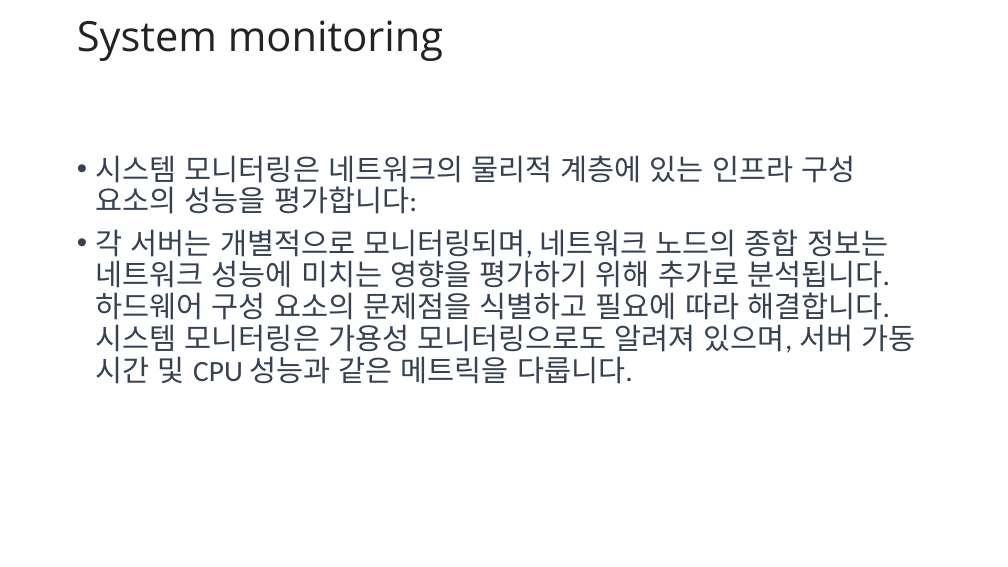
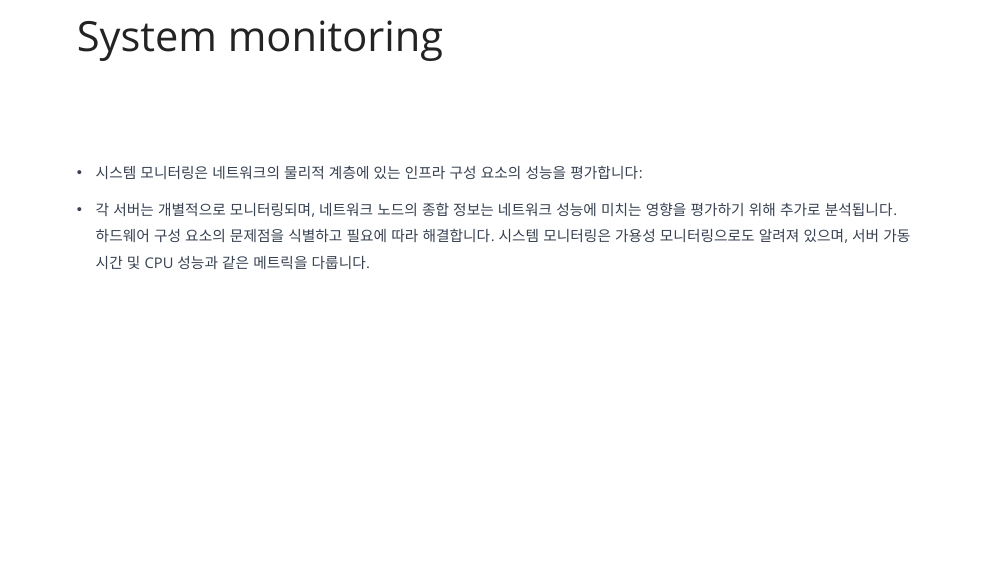
Before and after one commit to sangwonchoi/observability, a slide deck: slide 4 of Session PPT.pptx. Drawn at 1008x567 pixels with LibreOffice and Linux fonts; fonts in the diff are those of the drawing; background and template pictures are left out. Boxes give left, top, right and bottom in pixels: in the first picture for what was removed or moved away, otherwise in the second. Text is boxed around its words. In the diff, an @@ line names an element or a change of style, - is before the commit and + after.

```diff
--- a/Session PPT.pptx
+++ b/Session PPT.pptx
@@ text "시스템 모니터링은 네트워크의 물리적 계층에 ..." at bbox=[96, 166, 910, 269]: size 28 to 14 pt, font Calibri to Open Sans; line spacing 0.9 to 1.5 @@
```
Also in this commit, not shown: 1 other slide changed, 1 slide added, 1 slide removed, 4 other files.
